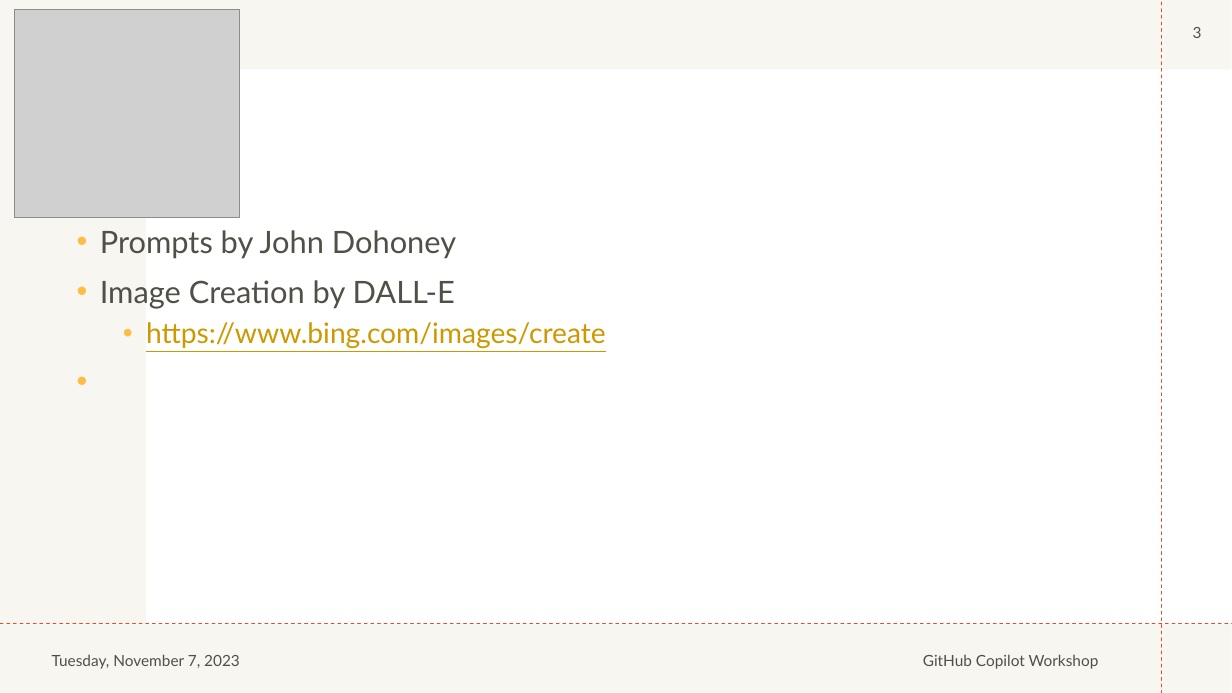
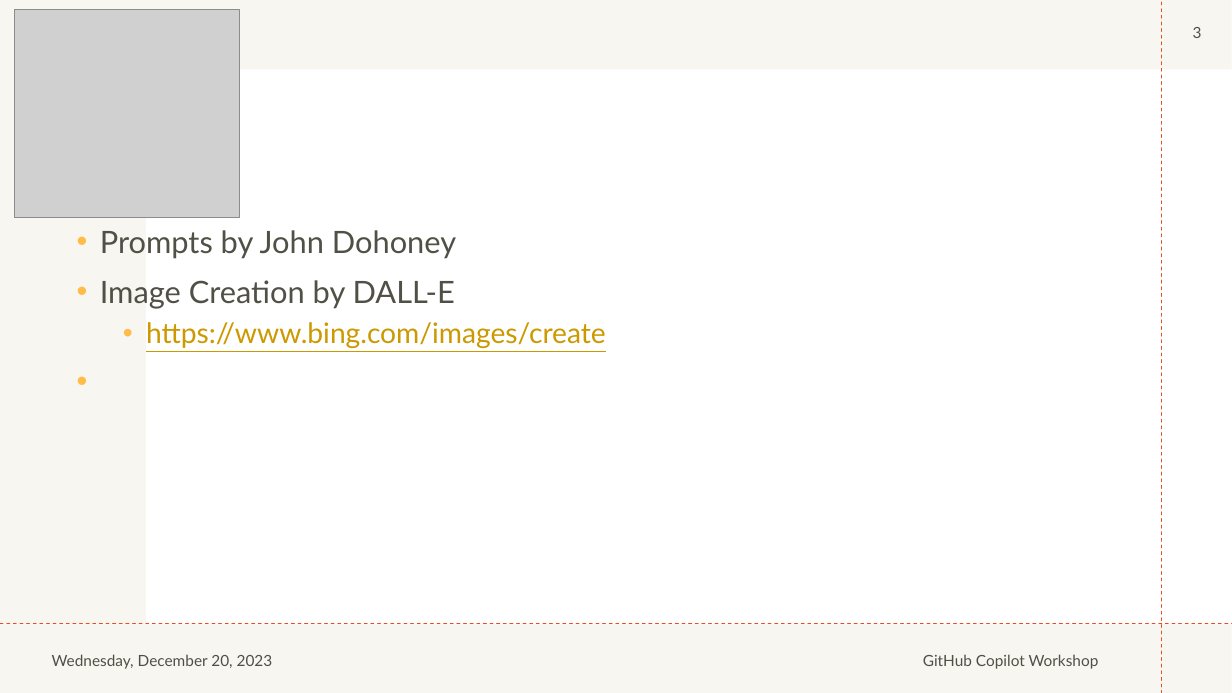
Before and after one commit to johndohoneyjr/CoPilot-Lab-Files, a slide deck: slide 3 of symphony - CoPilot.pptx. Drawn at 1232x693 pixels with LibreOffice and Linux fonts; fonts in the diff are those of the drawing; grey boxes stand for pictures. Boxes give left, top, right and bottom in pixels: in the first picture for what was removed or moved away, otherwise in the second. Text is boxed around its words. In the diff, an @@ line names an element or a change of style, - is before the commit and + after.

```diff
--- a/symphony - CoPilot.pptx
+++ b/symphony - CoPilot.pptx
@@ text at (x1=52, y1=654, x2=273, y2=669): text changed @@
-Tuesday, November 7, 2023
+Wednesday, December 20, 2023
```
Also in this commit, not shown: 9 other slides changed, 2 other files.
